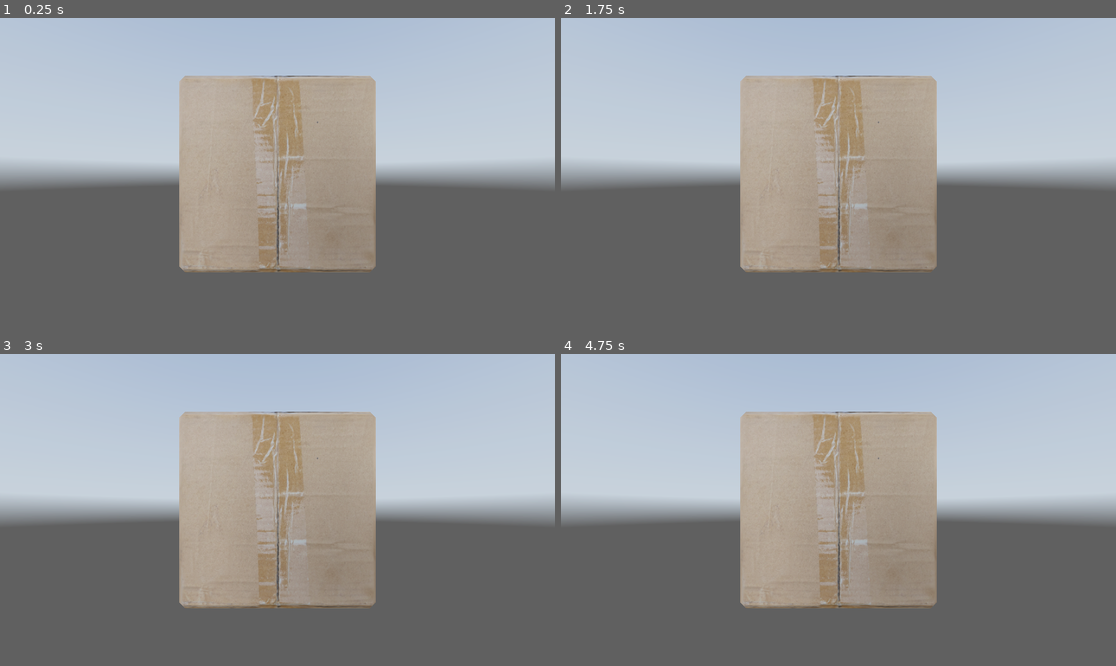
Above: before the commit, frames 1-4 (two rows, left to right).
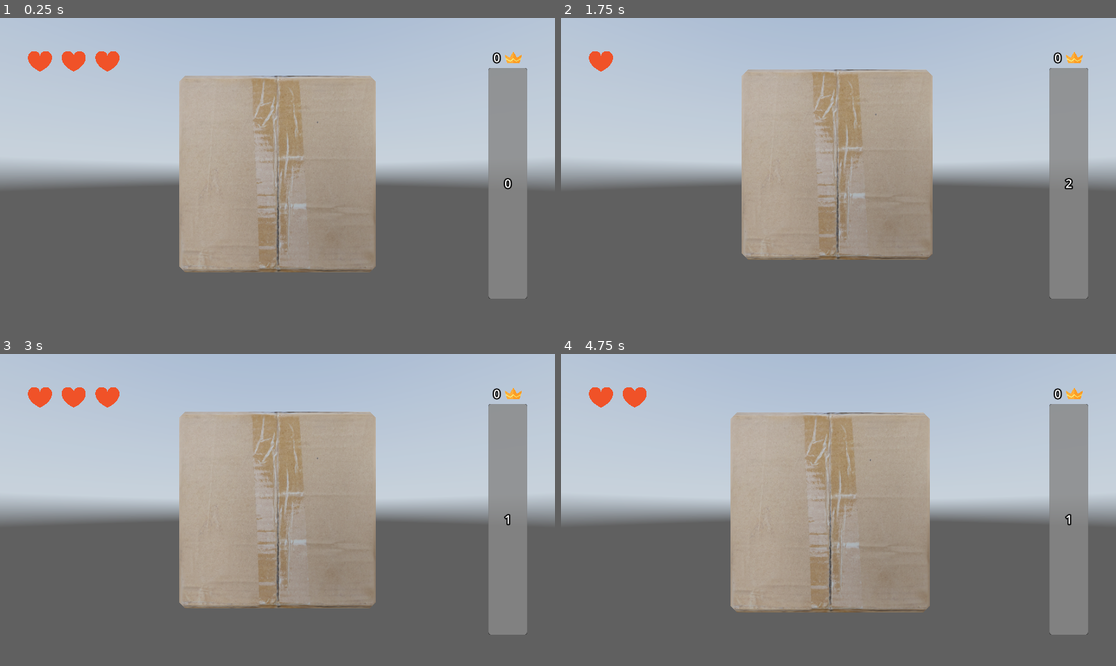
Above: after the commit, the same moments.

Repository: igormsiqueira0/cube-rotator
Game: Godot game, scene res://node_3d.tscn
Two runs of this game, one before a commit and one after it. Both use one fixed random seed, a clock stepped at 60 frames per second and the inputs below. A sky picture missing from this copy of the repository is replaced by a grey-blue gradient.
Inputs (mouse positions are in pixels of both pictures, inside the frame that each line leads up to):
- Up to frame 1 (0.25 s): no input
- Up to frame 2 (1.75 s): tap Enter at 0.5 s; move the mouse to (960, 158) at 0.52 s; right-click (960, 158) at 0.6 s; click (960, 158) at 0.8 s; move the mouse to (727, 189) at 1.27 s; click (727, 189) at 1.35 s; right-click (727, 189) at 1.55 s
- Up to frame 3 (3 s): move the mouse to (333, 441) at 2.02 s; right-click (333, 441) at 2.1 s; click (333, 441) at 2.3 s; tap R (ui_restart, bound only after the commit) at 2.75 s; move the mouse to (249, 572) at 2.77 s; click (249, 572) at 2.85 s
- Up to frame 4 (4.75 s): right-click (810, 572) at 3.05 s; move the mouse to (1005, 556) at 3.52 s; right-click (1005, 556) at 3.6 s; click (1005, 556) at 3.8 s; tap R (ui_restart, bound only after the commit) at 4.15 s; move the mouse to (672, 463) at 4.27 s; click (672, 463) at 4.35 s; right-click (672, 463) at 4.55 s

The runs differ from the first frame. In frame 1, 5.6% of the frame differs, in the area x 5-95%, y 10-90%; in frame 2, 9.6%; in frame 3, 5.6%; in frame 4, 10%.

Commit message:
adicionando interface (vida e score) e shake ao errar

Diff:
--- /dev/null
+++ b/PlayerData.gd
@@ -0,0 +1,3 @@
+class_name PlayerData extends Resource
+
+@export var max_score = 0
--- /dev/null
+++ b/canvas_layer.gd
@@ -0,0 +1,69 @@
+extends CanvasLayer
+
+@export var cube: Node3D
+
+var max_score = 0
+var score = 0
+var hearts_list : Array[TextureRect] = []
+var health = 3
+var can_take_damage: bool = true
+var player_data: PlayerData
+
+@onready var progress_bar: ProgressBar = $Control/MarginContainer/VBoxContainer/PanelContainer/ProgressBar
+@onready var score_label: Label = $Control/MarginContainer/VBoxContainer/PanelContainer/ScoreLabel
+@onready var max_score_label: Label = $Control/MarginContainer/VBoxContainer/HBoxContainer/MaxScoreLabel
+@onready var damage_cooldown_timer: Timer = $DamageCooldownTimer
+
+func _ready() -> void:
+	player_data = ResourceLoader.load("user://PlayerData.tres")
+	if player_data: max_score = player_data.max_score
+	Input.mouse_mode = Input.MOUSE_MODE_CAPTURED
+	progress_bar.max_value = max_score
+
+	var hearts_parent = $Control/MarginContainer/HBoxContainer2
+	for child in hearts_parent.get_children():
+		hearts_list.append(child)
+
+	damage_cooldown_timer.timeout.connect(_on_damage_cooldown_timeout)
+
+func increment_score() -> void:
+	if health > 0:
+		score += 1
+		score_label.text = str(score)
+
+func take_damage() -> void:
+	if health > 0 and can_take_damage:
+		can_take_damage = false
+		damage_cooldown_timer.start(0.7)
+
+		health -= 1
+		cube.start_shake(0.7)
+		update_heart_display()
+	if health <= 0:
+		lose()
+
+func update_heart_display() -> void:
+	for i in range(hearts_list.size()):
+		hearts_list[i].visible = i < health
+
+func lose() -> void:
+	if score <= max_score: return
+	var save = PlayerData.new()
+	save.max_score = score
+	ResourceSaver.save(save, "user://PlayerData.tres")
+
+func _on_damage_cooldown_timeout() -> void:
+	can_take_damage = true
+
+func _input(event):
+	# PARA TESTE
+	if Input.is_action_just_pressed("increment_score"): # btn esquerdo mouse
+		increment_score()
+	if Input.is_action_just_pressed("damage"): # btn direito do mouse
+		take_damage()
+	if Input.is_action_just_pressed("ui_restart"): # R
+		get_tree().reload_current_scene()
+
+func _process(delta: float) -> void:
+	progress_bar.value = score
+	max_score_label.text = str(max_score)
--- a/node_3d.tscn
+++ b/node_3d.tscn
@@ -1,7 +1,11 @@
-[gd_scene load_steps=6 format=3 uid="uid://ca0j16icoeefb"]
+[gd_scene load_steps=12 format=3 uid="uid://ca0j16icoeefb"]
 
 [ext_resource type="Texture2D" uid="uid://bv26siwsba1s4" path="res://horn-koppe_spring_4k.exr" id="1_noarx"]
 [ext_resource type="PackedScene" uid="uid://bl8msudax3t2o" path="res://source/Cardboard Box.fbx" id="2_a0tk4"]
+[ext_resource type="Texture2D" uid="uid://b6q8a5tp4l535" path="res://source/heart_77931.png" id="3_a0tk4"]
+[ext_resource type="Script" uid="uid://7patgw0kabyp" path="res://source/cardboard_box.gd" id="3_jka67"]
+[ext_resource type="Script" uid="uid://q2tcnjk7tk05" path="res://canvas_layer.gd" id="3_r3fl7"]
+[ext_resource type="Texture2D" uid="uid://cssy0sdlc6fss" path="res://source/658211.png" id="5_i5arm"]
 
 [sub_resource type="PanoramaSkyMaterial" id="PanoramaSkyMaterial_r3fl7"]
 panorama = ExtResource("1_noarx")
@@ -15,6 +19,16 @@
 tonemap_mode = 2
 glow_enabled = true
 
+[sub_resource type="LabelSettings" id="LabelSettings_wc5p8"]
+font_size = 25
+outline_size = 10
+outline_color = Color(0, 0, 0, 1)
+
+[sub_resource type="LabelSettings" id="LabelSettings_jsk3o"]
+font_size = 25
+outline_size = 10
+outline_color = Color(0, 0, 0, 1)
+
 [node name="Node3D" type="Node3D"]
 
 [node name="WorldEnvironment" type="WorldEnvironment" parent="."]
@@ -25,3 +39,100 @@
 
 [node name="Cardboard Box" parent="." instance=ExtResource("2_a0tk4")]
 transform = Transform3D(0.5, 0, 0, 0, 0.5, 0, 0, 0, 0.5, 0, -0.5, 0)
+script = ExtResource("3_jka67")
+
+[node name="ShakeTimer" type="Timer" parent="Cardboard Box"]
+one_shot = true
+
+[node name="CanvasLayer" type="CanvasLayer" parent="." node_paths=PackedStringArray("cube")]
+script = ExtResource("3_r3fl7")
+cube = NodePath("../Cardboard Box")
+
+[node name="Control" type="Control" parent="CanvasLayer"]
+layout_mode = 3
+anchors_preset = 15
+anchor_right = 1.0
+anchor_bottom = 1.0
+grow_horizontal = 2
+grow_vertical = 2
+
+[node name="MarginContainer" type="MarginContainer" parent="CanvasLayer/Control"]
+layout_mode = 1
+anchors_preset = -1
+anchor_left = 0.05
+anchor_top = 0.1
+anchor_right = 0.95
+anchor_bottom = 0.9
+grow_horizontal = 2
+grow_vertical = 2
+
+[node name="VBoxContainer" type="VBoxContainer" parent="CanvasLayer/Control/MarginContainer"]
+layout_mode = 2
+size_flags_horizontal = 8
+
+[node name="HBoxContainer" type="HBoxContainer" parent="CanvasLayer/Control/MarginContainer/VBoxContainer"]
+custom_minimum_size = Vector2(80, 0)
+layout_mode = 2
+size_flags_horizontal = 8
+size_flags_vertical = 0
+theme_override_constants/separation = 10
+alignment = 1
+
+[node name="MaxScoreLabel" type="Label" parent="CanvasLayer/Control/MarginContainer/VBoxContainer/HBoxContainer"]
+layout_mode = 2
+size_flags_horizontal = 8
+size_flags_vertical = 0
+text = "10"
+label_settings = SubResource("LabelSettings_wc5p8")
+
+[node name="TextureRect" type="TextureRect" parent="CanvasLayer/Control/MarginContainer/VBoxContainer/HBoxContainer"]
+layout_mode = 2
+texture = ExtResource("5_i5arm")
+expand_mode = 2
+
+[node name="PanelContainer" type="PanelContainer" parent="CanvasLayer/Control/MarginContainer/VBoxContainer"]
+custom_minimum_size = Vector2(80, 0)
+layout_mode = 2
+size_flags_vertical = 3
+
+[node name="ProgressBar" type="ProgressBar" parent="CanvasLayer/Control/MarginContainer/VBoxContainer/PanelContainer"]
+layout_mode = 2
+size_flags_vertical = 1
+step = 1.0
+allow_greater = true
+fill_mode = 3
+show_percentage = false
+
+[node name="ScoreLabel" type="Label" parent="CanvasLayer/Control/MarginContainer/VBoxContainer/PanelContainer"]
+layout_mode = 2
+text = "0"
+label_settings = SubResource("LabelSettings_jsk3o")
+horizontal_alignment = 1
+
+[node name="HBoxContainer2" type="HBoxContainer" parent="CanvasLayer/Control/MarginContainer"]
+custom_minimum_size = Vector2(0, 50)
+layout_mode = 2
+size_flags_horizontal = 0
+size_flags_vertical = 0
+theme_override_constants/separation = 20
+
+[node name="TextureRect" type="TextureRect" parent="CanvasLayer/Control/MarginContainer/HBoxContainer2"]
+custom_minimum_size = Vector2(50, 0)
+layout_mode = 2
+texture = ExtResource("3_a0tk4")
+expand_mode = 4
+
+[node name="TextureRect2" type="TextureRect" parent="CanvasLayer/Control/MarginContainer/HBoxContainer2"]
+custom_minimum_size = Vector2(50, 0)
+layout_mode = 2
+texture = ExtResource("3_a0tk4")
+expand_mode = 4
+
+[node name="TextureRect3" type="TextureRect" parent="CanvasLayer/Control/MarginContainer/HBoxContainer2"]
+custom_minimum_size = Vector2(50, 0)
+layout_mode = 2
+texture = ExtResource("3_a0tk4")
+expand_mode = 4
+
+[node name="DamageCooldownTimer" type="Timer" parent="CanvasLayer"]
+one_shot = true
--- a/project.godot
+++ b/project.godot
@@ -14,3 +14,21 @@
 run/main_scene="uid://ca0j16icoeefb"
 config/features=PackedStringArray("4.5", "Forward Plus")
 config/icon="res://icon.svg"
+
+[input]
+
+increment_score={
+"deadzone": 0.22,
+"events": [Object(InputEventMouseButton,"resource_local_to_scene":false,"resource_name":"","device":-1,"window_id":0,"alt_pressed":false,"shift_pressed":false,"ctrl_pressed":false,"meta_pressed":false,"button_mask":0,"position":Vector2(0, 0),"global_position":Vector2(0, 0),"factor":1.0,"button_index":1,"canceled":false,"pressed":false,"double_click":false,"script":null)
+]
+}
+damage={
+"deadzone": 0.2,
+"events": [Object(InputEventMouseButton,"resource_local_to_scene":false,"resource_name":"","device":-1,"window_id":0,"alt_pressed":false,"shift_pressed":false,"ctrl_pressed":false,"meta_pressed":false,"button_mask":0,"position":Vector2(0, 0),"global_position":Vector2(0, 0),"factor":1.0,"button_index":2,"canceled":false,"pressed":false,"double_click":false,"script":null)
+]
+}
+ui_restart={
+"deadzone": 0.2,
+"events": [Object(InputEventKey,"resource_local_to_scene":false,"resource_name":"","device":0,"window_id":0,"alt_pressed":false,"shift_pressed":false,"ctrl_pressed":false,"meta_pressed":false,"pressed":false,"keycode":0,"physical_keycode":82,"key_label":0,"unicode":0,"location":0,"echo":false,"script":null)
+]
+}
--- /dev/null
+++ b/source/cardboard_box.gd
@@ -0,0 +1,30 @@
+extends Node3D
+
+@export var shake_strength: float = 0.05
+
+@onready var original_position: Vector3 = position
+@onready var shake_timer: Timer = $ShakeTimer
+
+func _ready():
+	shake_timer.timeout.connect(_on_shake_timer_timeout)
+	set_process(false)
+
+func start_shake(duration: float):
+	shake_timer.wait_time = duration
+	shake_timer.start()
+	set_process(true)
+
+func _process(delta):
+	var offset = Vector3(
+		randf_range(-shake_strength, shake_strength),
+		randf_range(-shake_strength, shake_strength),
+		randf_range(-shake_strength, shake_strength)
+	)
+	position = original_position + offset
+
+func _on_shake_timer_timeout():
+	set_process(false)
+	position = original_position
+
+func _init():
+	set_process(false)
Not shown, added: PlayerData.gd.uid
Not shown, added: canvas_layer.gd.uid
Binary file added: source/658211.png
Not shown, added: source/658211.png.import
Not shown, added: source/cardboard_box.gd.uid
Binary file added: source/heart_77931.png
Not shown, added: source/heart_77931.png.import
